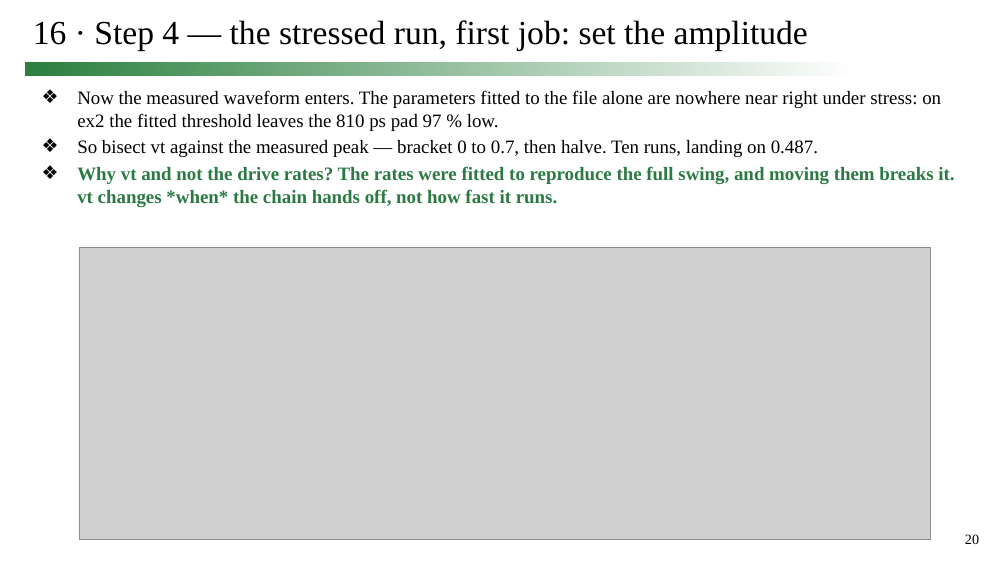
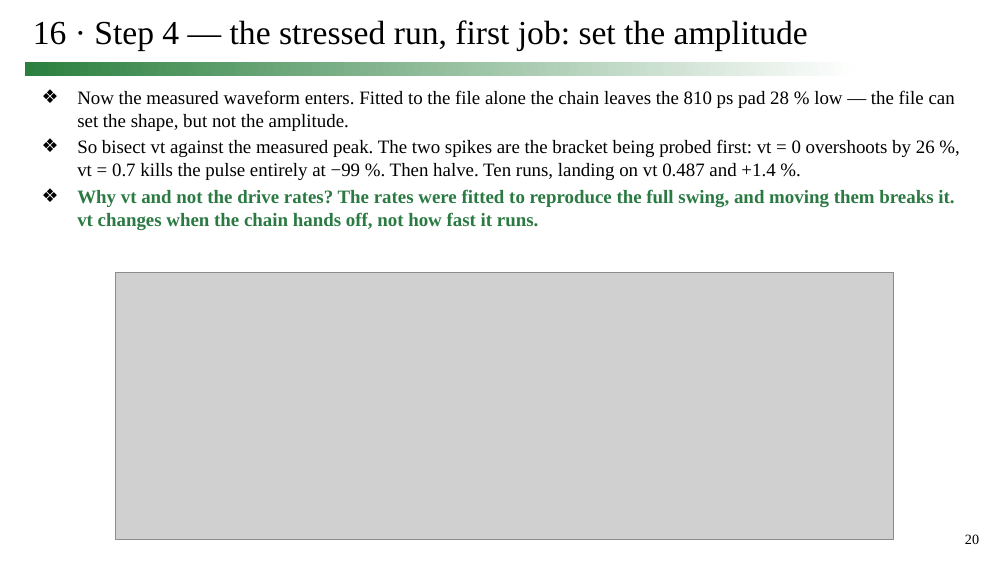
Before and after one commit to simon9721/ibis_comparison, a slide deck: slide 20 of results/meeting_deck_2026-09-24/0924_track1_story.pptx. Drawn at 1008x567 pixels with LibreOffice and Linux fonts; fonts in the diff are those of the drawing; grey boxes stand for pictures. Boxes give left, top, right and bottom in pixels: in the first picture for what was removed or moved away, otherwise in the second. Text is boxed around its words. In the diff, an @@ line names an element or a change of style, - is before the commit and + after.

```diff
--- a/results/meeting_deck_2026-09-24/0924_track1_story.pptx
+++ b/results/meeting_deck_2026-09-24/0924_track1_story.pptx
@@ text at bbox=[77, 90, 955, 230]: text changed @@
-❖ Now the measured waveform enters. The parameters fitted to the file alone are nowhere near right under stress: on ex2 the fitted threshold leaves the 810 ps pad 97 % low.
-❖ So bisect vt against the measured peak — bracket 0 to 0.7, then halve. Ten runs, landing on 0.487.
-❖ Why vt and not the drive rates? The rates were fitted to reproduce the full swing, and moving them breaks it. vt changes *when* the chain hands off, not how fast it runs.
+❖ Now the measured waveform enters. Fitted to the file alone the chain leaves the 810 ps pad 28 % low — the file can set the shape, but not the amplitude.
+❖ So bisect vt against the measured peak. The two spikes are the bracket being probed first: vt = 0 overshoots by 26 %, vt = 0.7 kills the pulse entirely at −99 %. Then halve. Ten runs, landing on vt 0.487 and +1.4 %.
+❖ Why vt and not the drive rates? The rates were fitted to reproduce the full swing, and moving them breaks it. vt changes when the chain hands off, not how fast it runs.
@@ picture: place and size @@
-picture at bbox=[79, 247, 930, 539]
+picture at bbox=[116, 272, 895, 539]
```
Also in this commit, not shown: 10 other slides changed, 3 slides added, 1 slide removed, 9 other files.
